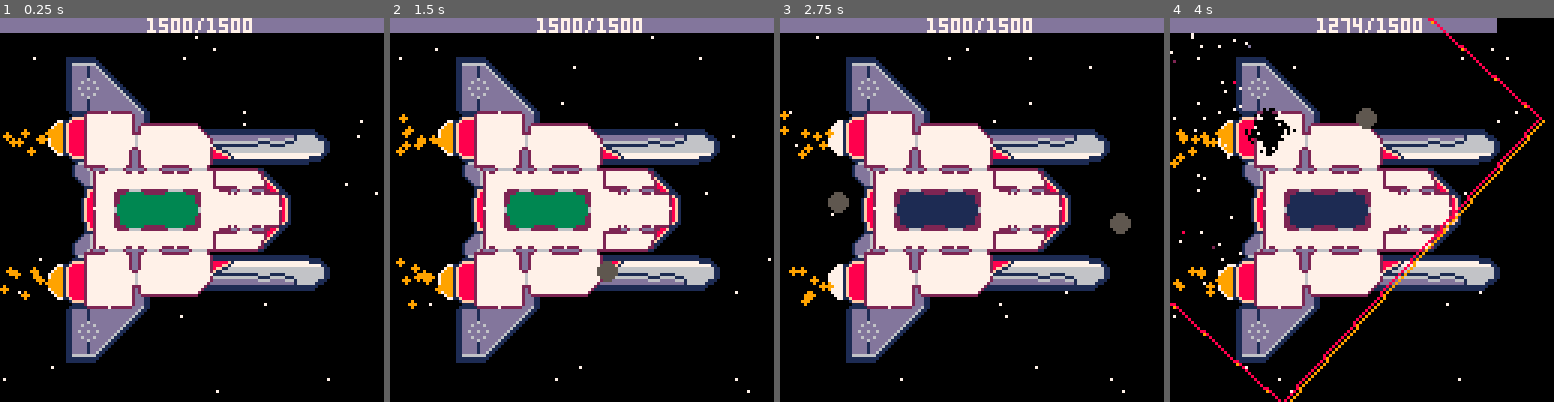
Above: before the commit, frames 1-4 (left to right).
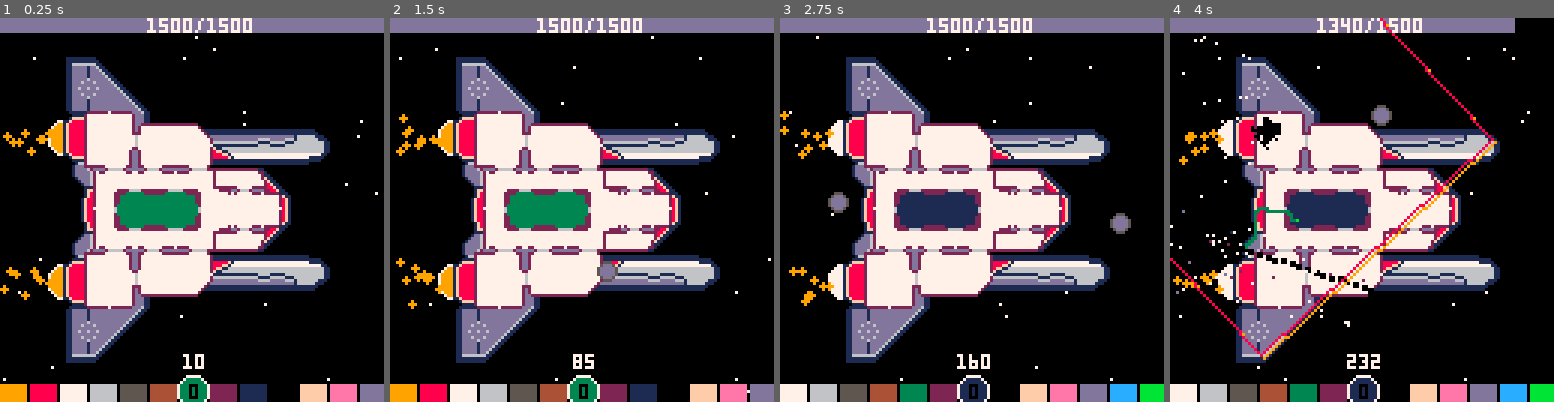
Above: after the commit, the same moments.

Repository: kiiro94/GGJ2020
Game: PICO-8 cartridge ggj2020.p8
Same seed, same stepped clock (60 frames per second), same inputs: the game is played once before the commit and once after it.
Inputs (mouse positions are in pixels of both pictures, inside the frame that each line leads up to):
- Up to frame 1 (0.25 s): no input
- Up to frame 2 (1.5 s): click (670, 121) at 0.67 s; tap O (Z key) at 0.7 s; click (436, 267) at 1.22 s
- Up to frame 3 (2.75 s): hold Right 1.6-2.1 s; tap O (Z key) at 1.7, 2.1, 2.5 s; click (887, 114) at 1.77 s; hold Up 2.15-2.42 s; click (952, 259) at 2.32 s; hold Right from 2.47 s (still down)
- Up to frame 4 (4 s): click (1404, 106) at 2.87 s; tap O (Z key) at 2.9, 3.3, 3.7 s; release Right at 3.03 s; hold Left 3.08-3.58 s; click (1465, 256) at 3.42 s; hold Down 3.63-3.97 s; click (1231, 102) at 3.97 s

The runs differ from the first frame. In frame 1, 4.2% of the frame differs, in the area x 0-100%, y 87-100%; in frame 2, 4.3%; in frame 3, 4.5%; in frame 4, 11%, in the area x 0-100%, y 0-100%.

Commit message:
Added score, pathfinding improvements, laseroni, better colori, aiuto sono stanco

Diff:
--- a/ggj2020.p8
+++ b/ggj2020.p8
@@ -224,17 +225,6 @@
    end
 end
 
-function searchTarget()
-   if #destroyedPoints > 0 then
-	  for p in all(destroyedPoints) do
-		 if p[3]==0  and (botCol==p[4] or p[5]==1) then
-			p[3] = 1
-			return { x = p[1], y = p[2] }
-		 end
-	  end
-   end
-   return nil
-end
 
 
 --====================================
@@ -242,11 +232,11 @@
 --====================================
 
 function destroyPoint(x,y)
-   local checkBox = pointsInBox(x, y, 16, 16)
+   local checkBox = pointsInBox(x, y, 12, 12)
    for p in all(checkBox) do
 	  local point_s = getSFromPoint(p[1], p[2])
 	  local point_b = getBFromPoint(p[1], p[2])
-      if checkDist(p[1], p[2], x, y, 5+rnd(5)) and point_s == 1 then
+      if checkDist(p[1], p[2], x, y, 3+rnd(4)) and point_s == 1 then
 		 setSFromPoint(p[1], p[2], 0)
 		 local point_c = getColFromPoint(p[1], p[2])
 		 add(destroyedPoints, {p[1], p[2], 0, point_c, point_b})
@@ -328,8 +318,8 @@
 
 function createBots()
    if #bots < 20 then
-	  createBot()
-	  createBot()
+	  --createBot()
+	  --createBot()
 	  createBot()
    end
 end
@@ -344,7 +334,19 @@
 end
 
 function createLaserone()
-   laserone = {y = my, g = 0}
+   laserone = {
+	  sx = 0,
+	  sy = 64+(rnd(64)-32),
+	  ex = 0,
+	  ey = 0,
+	  ty = rnd(128),
+	  angle = 0,
+	  reps = 3,
+      spd = rnd(2)+1}
+
+   laserone.angle = atan2(128 - 0, laserone.ty  - laserone.sy)
+   laserone.ex = laserone.sx
+   laserone.ey = laserone.sy
 end
 
 function createAsteroid()
@@ -401,9 +403,38 @@
    hp = maxhp
    gameover = false
    goan = 0
+   score = 0
 
    --pretty stuff
    pretty_rect = {x=64,y=64,size=128, targ_size=128, ang=0, ang_delta=0.01}
+
+   colValue = {}
+   colValue[1]  = 0
+   colValue[2]  = 2
+   colValue[3]  = 0
+   colValue[4]  = 0
+   colValue[5]  = 0
+   colValue[6]  = 2
+   colValue[7]  = 1
+   colValue[8]  = 13
+   colValue[9]  = 7
+   colValue[10] = 0
+   colValue[11] = 0
+   colValue[12] = 0
+   colValue[13] = 2
+   colValue[14] = 0
+   colValue[15] = 0
+   colValue[16] = 0
+
+   --for j=0,127 do
+   --	  s = ""
+   --	  for i=0,127 do
+   --		 s = s .. getColFromPoint(i,j)
+   --	  end
+   --	  printh(s)
+   --end
+
+
 end
 
 --====================================
@@ -414,13 +445,7 @@
    sum = 0
    for bP in all(destroyedPoints) do
       --decrease hp bar relative to color destroyed
-      if     bP[4] == 13 then sum += 2
-      elseif bP[4] == 2 then sum += 2
-      elseif bP[4] == 7 then sum += 1
-      elseif bP[4] == 6 then sum += 2
-      elseif bP[4] == 8 then sum += 13
-      elseif bP[4] == 9 then sum += 7
-      end
+	  sum += colValue[bP[4]]
    end
    hp = maxhp - sum
 end
@@ -448,13 +473,25 @@
 
 function updateBots()
    for b in all(bots) do
-      if b.t == nil then
+      if b.t == nil or b.path == nil then
 		 --search for target/path
-         b.t = searchTarget()
+		 local pointRef = nil
+		 if #destroyedPoints > 0 then
+			for p in all(destroyedPoints) do
+			   if p[3]==0  and (botCol==p[4] or p[5]==1) then
+				  pointRef = p --take the ref to mark it later
+				  b.t = { x = p[1], y = p[2] }
+			   end
+			end
+		 end
+
 		 if b.t!=nil then
 			b.path = findPath({b.x, b.y}, {b.t.x, b.t.y})
-		 end
-		 if b.t==nil or path == nil then
+			if b.path != nil then
+			   pointRef[3] = 1
+			end
+		 end
+		 if b.t==nil or b.path == nil then
 			del(bots, b)
 		 end
 	  else
@@ -489,13 +526,7 @@
 			del(bots, b)
 
 			--increase hp bar relative to color repaired
-			if     pointC == 13 then hp += 2
-			elseif pointC ==  2 then hp += 2
-			elseif pointC ==  7 then hp += 1
-			elseif pointC ==  6 then hp += 2
-			elseif pointC ==  8 then hp += 13
-			elseif pointC ==  9 then hp += 7
-			end
+			hp += colValue[pointC]
 			updateHp()
 		 end
 	  end
@@ -525,14 +556,28 @@
 end
 
 function updateLaserone()
-   laserone.g += 2
-   for p in all(shipPoints) do
-      if (p.x == laserone.g + 2 and p.y == laserone.y + flr(rnd(2)) - 1) then
-         p.s = 0
-         createParticle(p.x, p.y, p.c)
-      end
-   end
-   if laserone.g > 128 then
+   for i=0,laserone.reps do
+	  laserone.ex = laserone.ex + laserone.spd*cos(laserone.angle)
+	  laserone.ey = laserone.ey + laserone.spd*sin(laserone.angle)
+
+	  local set = {{1,0}, {0,1}, {1,1}, {0,0}}
+
+	  for s in all(set) do
+		 local x = flr(laserone.ex + s[1])
+		 local y = flr(laserone.ey + s[2])
+		 local point_s = getSFromPoint(x, y)
+		 if point_s == 1 then
+			setSFromPoint(x, y)
+			local point_c = getColFromPoint(x, y)
+			createParticle(x, y, point_c)
+			local point_b = getBFromPoint(x, y)
+			add(destroyedPoints, {x, y, 0, point_c, point_b})
+			updateHp()
+		 end
+	  end
+   end
+
+   if laserone.ex > 128 then
       laserone = nil
    end
 end
@@ -572,6 +617,9 @@
 
    --time variable
    t += 1
+   if not selfdestruct then
+	  score += 1
+   end
 
    --Update objects
    updateParticles()
@@ -580,22 +628,15 @@
    updateBots()
    updateFires()
 
-   if btnp(4) then
-      createBots()
-   end
-
-   if (btnp(0)) then
-      cycleBots(0)
-   elseif (btnp(1)) then
-      cycleBots(1)
-   end
+   if (btnp(4)) createBots()
+   if (btnp(0)) cycleBots(0)
+   if (btnp(1)) cycleBots(1)
+   if (btnp(3)) createLaserone()
 
    if selfdestruct and sdspeed < 2500 then selfDestruct() end
 
 
-   if laserone != nil then
-      updateLaserone()
-   end
+   if (laserone != nil) updateLaserone()
 
    if  t % 50 == 0 and not selfdestruct then
       createAsteroid()
@@ -647,8 +688,7 @@
 end
 
 function drawLaserone()
-   line(0, laserone.y, laserone.g, laserone.y, 11)
-   line(0, laserone.y + 1, laserone.g, laserone.y + 1, 11)
+   line(laserone.sx, laserone.sy, laserone.ex, laserone.ey, 11)
 end
 
 function drawHpBar()
@@ -658,7 +698,8 @@
 
 function drawAsteroid()
    for a in all(asteroids) do
-      circfill(a.x, a.y, 3, 5)
+      circfill(a.x, a.y, 3, 13)
+      circ(a.x, a.y, 3, 5)
    end
 end
 
@@ -715,14 +756,43 @@
 	  end
    end
    drawParticles()
-   for b in all(bots) do pset(b.x, b.y, 11) end
+   for b in all(bots) do
+	  if b.path != nil then
+		 for p in all(b.path) do
+			pset(p[1], p[2], 3)
+		 end
+	  end
+	  pset(b.x, b.y, 11)
+   end
    if (laserone != nil) then drawLaserone() end
    drawAsteroid()
 
    --gui
-   if not selfdestruct then drawHpBar() end
+   if not selfdestruct then
+	  drawHpBar()
+   end
    drawGameOver()
    drawPrettyRect()
+
+   for i=1,6 do
+	  rectfill(60-i*10, 122, 68-i*10, 128, botCol+i)
+	  rectfill(60+i*10, 122, 68+i*10, 128, botCol-i)
+   end
+   circfill(64, 124, 5, botCol)
+   circ(64, 124, 5, 7)
+
+   local col = botCol
+   if col<1 then col=16 end
+   local val = colValue[col]
+   if val<10 then
+	  print(val, 63, 122, 0)
+   else
+	  print(val, 61, 122, 0)
+   end
+
+   local s = ""..score
+   print(t, 65-#s*2, 112, 7)
+
 
    --debug
    if btn(2) then
@@ -814,13 +884,23 @@
    local count = 0
    while (#frontier > 0 and #frontier < 1000) do
 	  count += 1
+
+	  if count>1000 then
+		 --local dir = atan2(start[1] - goal[1], start[2], - goal[2])
+		 --local len = 1
+		 --local nx = start[1] + len*
+		 --while checkDist()
+		 return nil
+	  end
+
+
 	  --Take the current frontier tile
 	  current = popEnd(frontier)
 	  if current!=nil then
 
 		 --If I have reach my goal we can break
 		 if (vectoindex(current) == vectoindex(goal)) then
-			printh("Reached goal!")
+			--printh("Reached goal!")
 			break
 		 end
 
@@ -831,28 +911,33 @@
 
 
 
-
-		 if (rnd(100)<100 and x>0) then
-			if (sget(x-1, y) != 2 or getSFromPoint(x-1,y)==0) then
-			   add(neighbours, {x-1,y})
+		 local step = 1
+
+		 if (x>15) then
+			local col = getColFromPoint(x-step, y)
+			if (col>0 and (col != 2 or getSFromPoint(x-step,y)==0)) then
+			   add(neighbours, {x-step,y})
 			end
 		 end
 
-		 if (rnd(100)<100 and x<127) then
-			if (sget(x+1, y) != 2 or getSFromPoint(x+1,y)==0) then
-			   add(neighbours, {x+1,y})
+		 if (x<110) then
+			local col = getColFromPoint(x+step, y)
+			if (col>0 and (col != 2 or getSFromPoint(x+step,y)==0)) then
+			   add(neighbours, {x+step,y})
 			end
 		 end
 
-		 if (rnd(100)<100 and y>0) then
-			if (sget(x, y-1) != 2 or getSFromPoint(x,y-1)==0) then
-			   add(neighbours, {x,y-1})
+		 if (y>12) then
+			local col = getColFromPoint(x, y-step)
+			if (col>0 and (col != 2 or getSFromPoint(x,y-step)==0)) then
+			   add(neighbours, {x,y-step})
 			end
 		 end
 
-		 if (rnd(100)<100 and y<127) then
-			if (sget(x, y+1) != 2 or getSFromPoint(x,y+1)==0) then
-			   add(neighbours, {x,y+1})
+		 if (y<115) then
+			local col = getColFromPoint(x, y+step)
+			if (col>0 and (col != 2 or getSFromPoint(x,y+step)==0)) then
+			   add(neighbours, {x,y+step})
 			end
 		 end
 
@@ -873,9 +958,9 @@
 		 end
 	  end
    end
-   printh("Total count : " .. count)
-   printh("with start : " .. start[1] .. "," .. start[2])
-   printh("with goal : " .. goal[1] .. "," .. start[2])
+   --printh("Total count : " .. count)
+   --printh("with start : " .. start[1] .. "," .. start[2])
+   --printh("with goal : " .. goal[1] .. "," .. start[2])
 
    --printh("exited loop")
    --printh("came from count: " .. #came_from)
